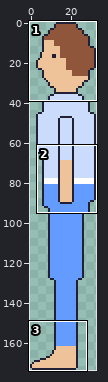
Edited in one commit: sprite sheet (images/TempPlayer.png). The first picture is a wide view before the edit; the outline marks the close-up.
Close-up. Before:
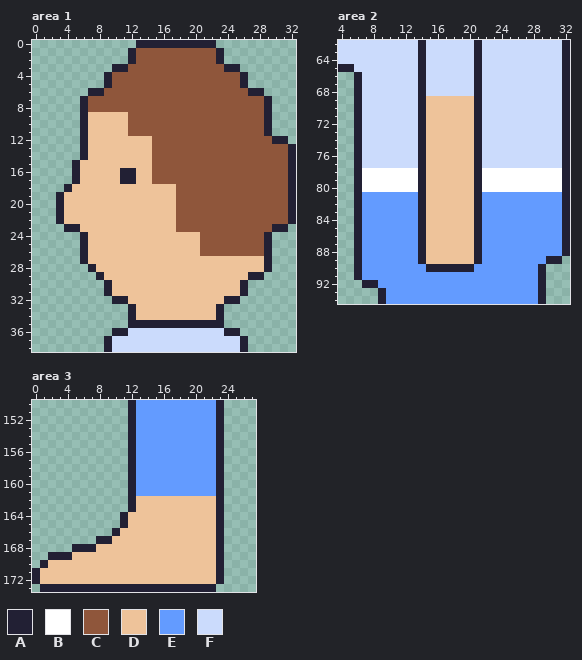
The file is 33x174 pixels. Shown: area 1: x 0..32, y 0..38; area 2: x 4..32, y 62..94; area 3: x 0..27, y 150..173.
Palette (. is transparent): A #222034  B #ffffff  C #8f563b  D #eec39a  E #639bff  F #cbdbfc
The same view after the edit:
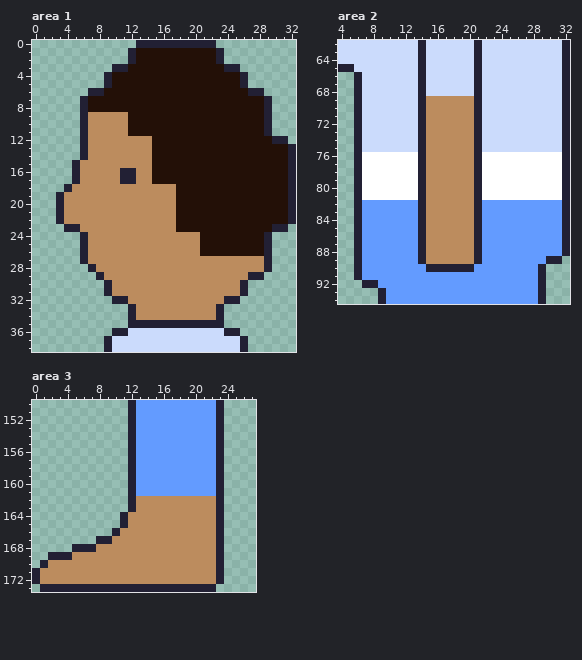
Edits made:
Colour C changes from #8f563b to #231007.
Colour D changes from #eec39a to #bc8c5e.
Area 2:
The edit turns colour E into colour B in row 81 at x 7 to 13 and 22 to 31.
The edit turns colour F into colour B in rows 76 to 77 at x 7 to 13 and 22 to 31.
Boxes around the changes in both close-ups, in picture pixels (x1, y1, x2, y2):
changed: (64, 48, 288, 320)
changed: (362, 96, 562, 264)
changed: (40, 496, 216, 584)
